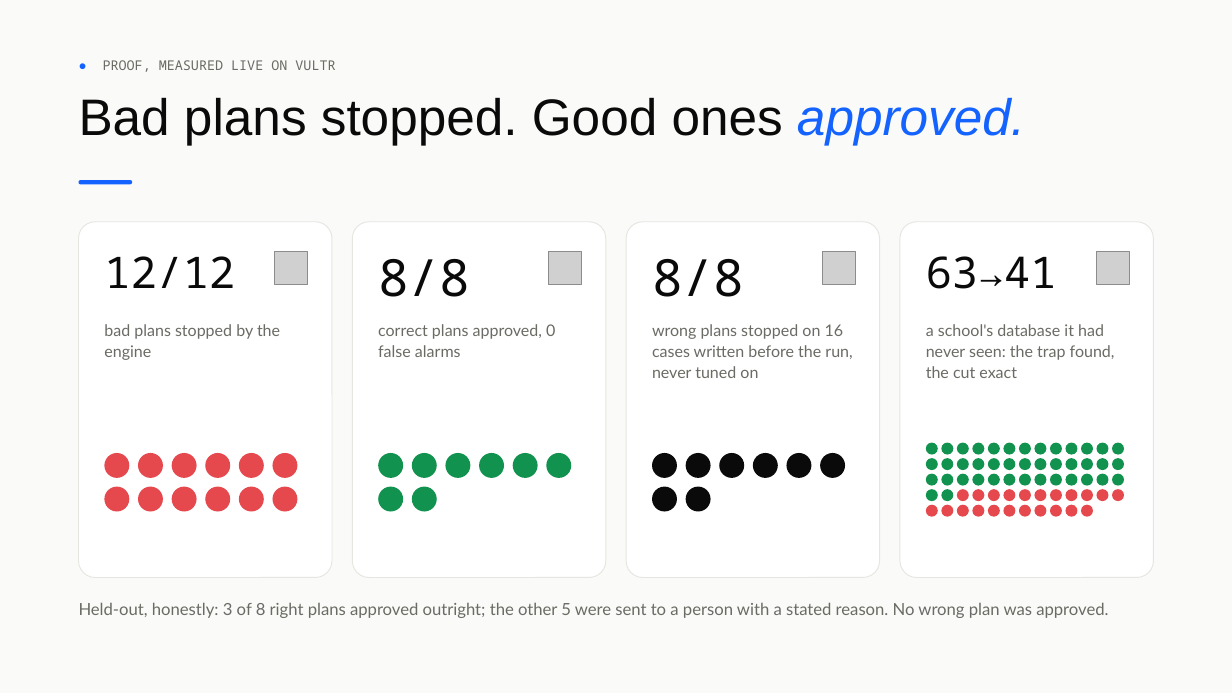
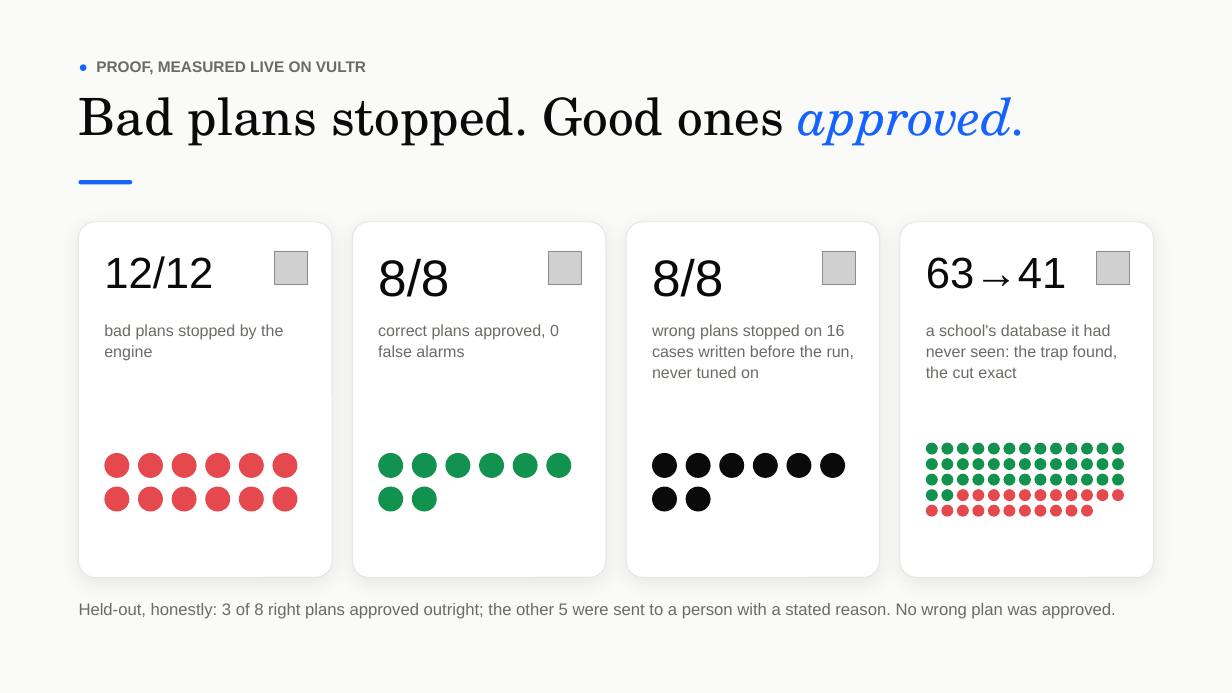
Before and after one commit to vidigoat/stunt-double, a slide deck: slide 7 of presentation/StuntDouble.pptx (slide 6 before the commit). Drawn at 1232x693 pixels with LibreOffice and Linux fonts; fonts in the diff are those of the drawing; grey boxes stand for pictures. Boxes give left, top, right and bottom in pixels: in the first picture for what was removed or moved away, otherwise in the second. Text is boxed around its words. In the diff, an @@ line names an element or a change of style, - is before the commit and + after.

```diff
--- a/presentation/StuntDouble.pptx
+++ b/presentation/StuntDouble.pptx
@@ text "● PROOF, MEASURED LIVE ON ..." at (96,61,366,75): size 10.5 to 12 pt, font Noto Sans Mono to Arial, bold on @@
@@ text "Bad plans stopped. Good ones ..." at (79,97,1027,146): font Arial to TeX Gyre Schola @@
@@ shadow on in 4 elements at (79,222,332,578), (352,222,605,578), (627,222,880,578), (900,222,1153,578) @@
@@ font Noto Sans Mono to Arial in 4 elements at (104,256,213,289), (378,258,449,297), (652,258,723,297), (926,257,1066,289) @@
@@ font Lato to Arial in 5 elements at (104,324,283,361), (378,324,559,357), (652,324,855,378), (926,324,1118,378), (79,603,1116,619) @@
```
Also in this commit, not shown: 10 other slides changed, 20 other files.
